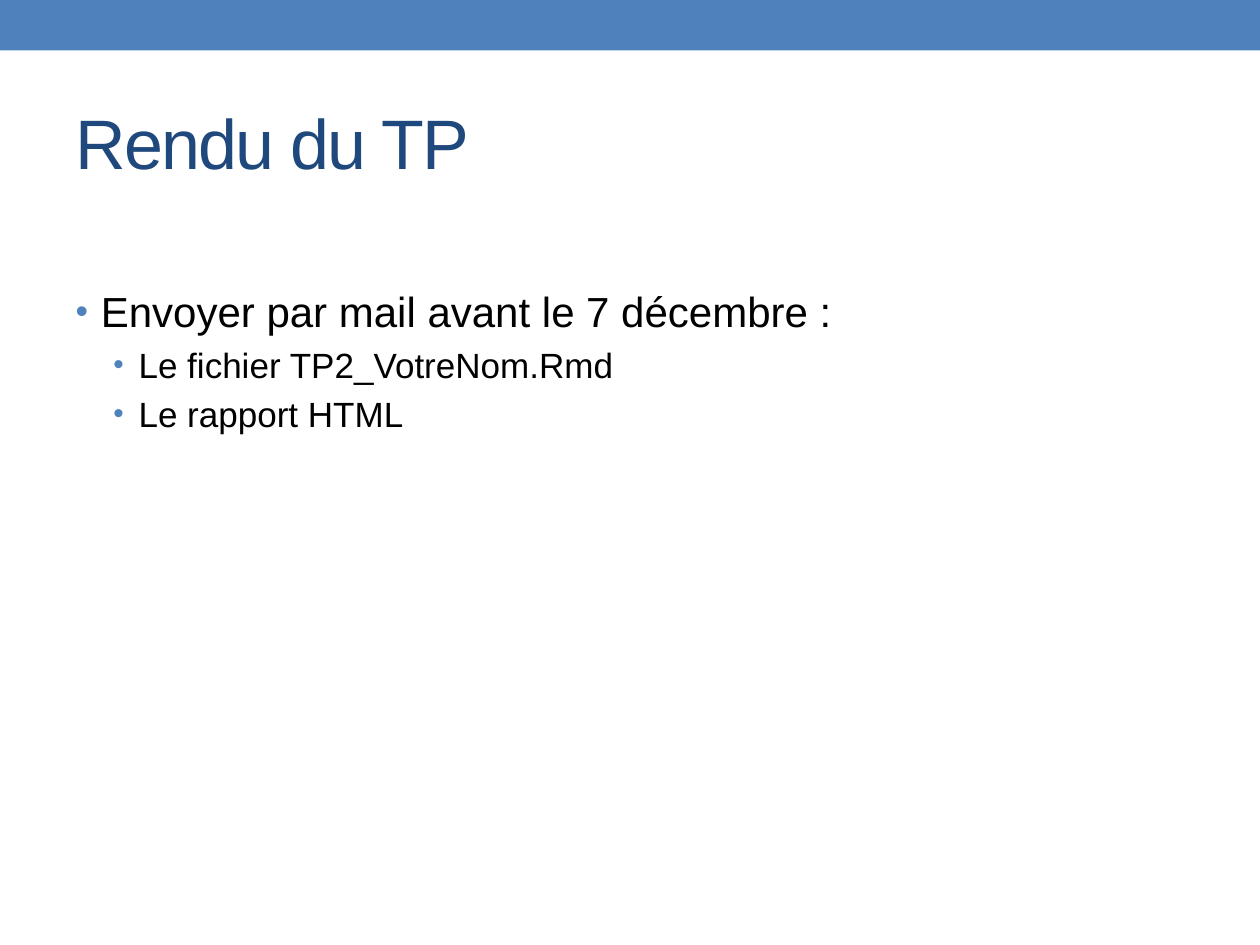
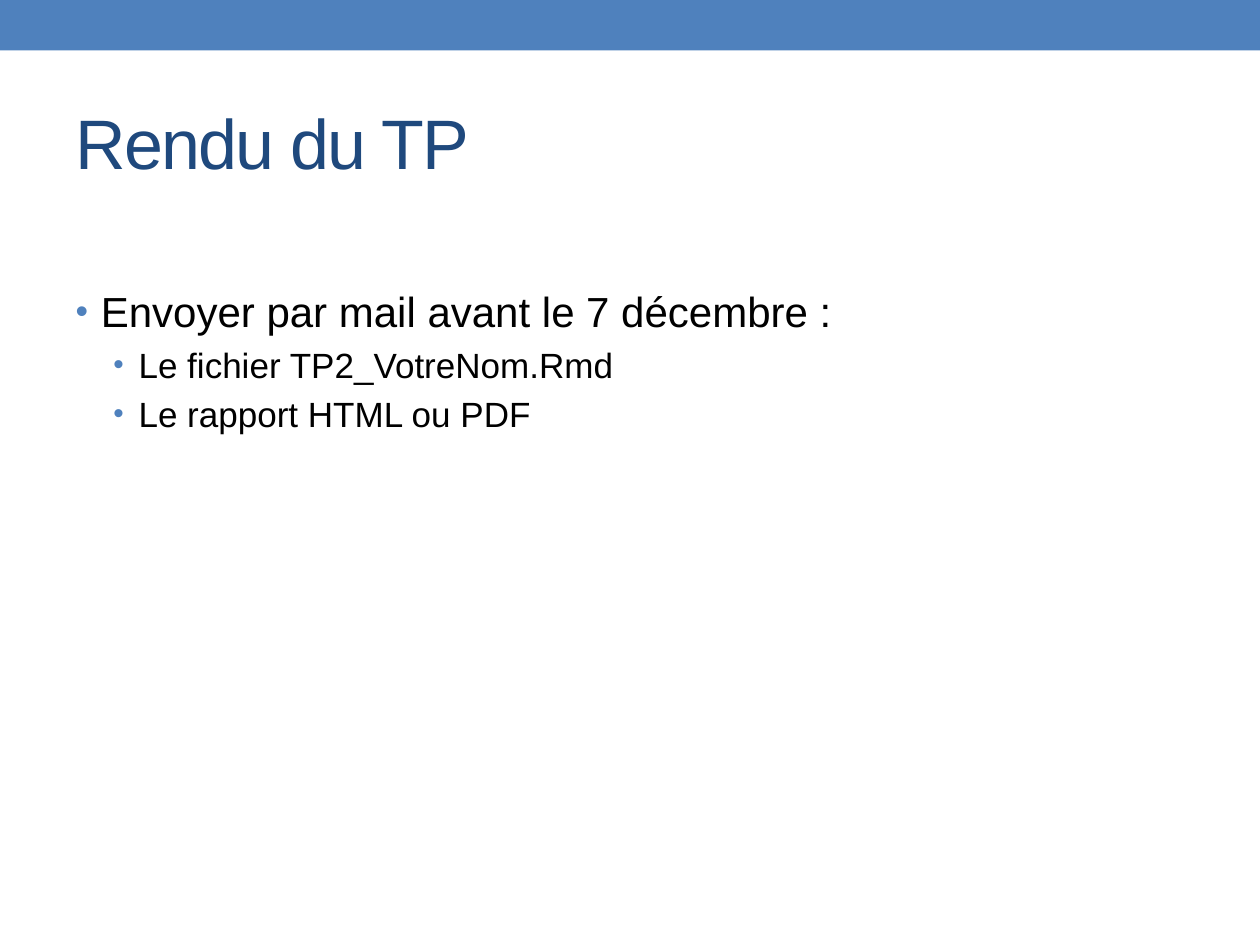
Before and after one commit to PF-BB/CentraleSupelec-R-genomics, a slide deck: slide 10 of docs/source/TP2/TP2_2061124.pptx. Drawn at 1260x945 pixels with LibreOffice and Linux fonts; fonts in the diff are those of the drawing. Boxes give left, top, right and bottom in pixels: in the first picture for what was removed or moved away, otherwise in the second. Text is boxed around its words. In the diff, an @@ line names an element or a change of style, - is before the commit and + after.

Commit message:
ppt

```diff
--- a/docs/source/TP2/TP2_2061124.pptx
+++ b/docs/source/TP2/TP2_2061124.pptx
@@ text at [139,403,530,433]: text changed @@
-  • Le rapport HTML
+  • Le rapport HTML ou PDF
```
Also in this commit, not shown: 1 other slide changed, 1 slide added, 1 slide removed.
